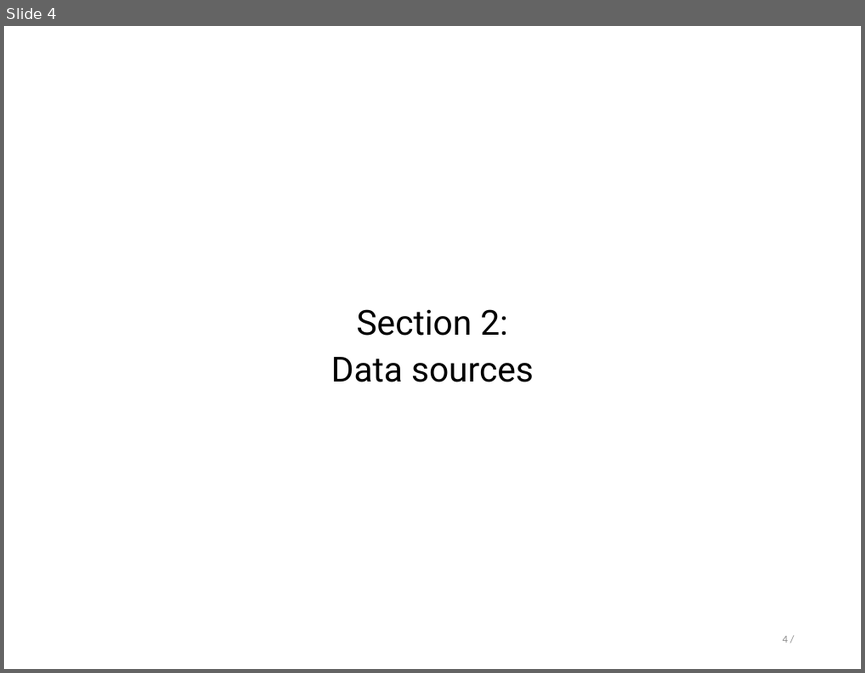
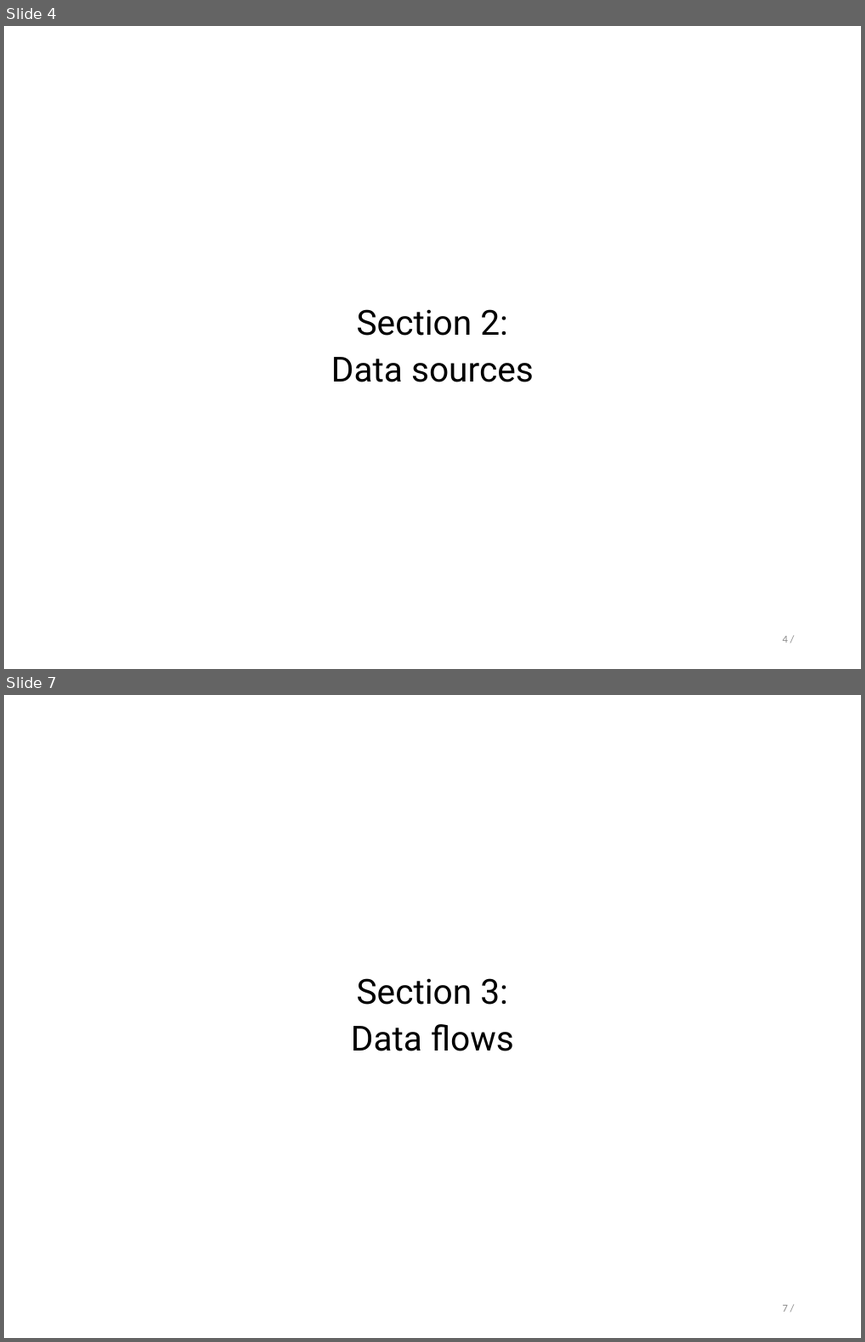
Before and after one commit to stepan-o/thesis, a slide deck: presentations/rdbms_design.pptx. Shown one above the other, each under a label of ours: slide 4 before the commit, slides 4 and 7 after it; the slides between them are not shown. The pictures are 865x673 and 865x1342 pixels, drawn with LibreOffice and Linux fonts; fonts in the diff are those of the drawing. Boxes give left, top, right and bottom in pixels: in the first picture for what was removed or moved away, otherwise in the second. Text is boxed around its words. In the diff, an @@ line names an element or a change of style, - is before the commit and + after.

Commit message:
add data flows for Teranet spatial joins and prep

```diff
--- a/presentations/rdbms_design.pptx
+++ b/presentations/rdbms_design.pptx
@@ slide 7 added at bbox=[4, 695, 861, 1338], background #FFFFFF @@
@@ subtitle added at bbox=[351, 978, 514, 1051], 32 pt, text #000000 @@
+Section 3:
+Data flows
@@ page number added at bbox=[783, 1304, 788, 1311], 9.9 pt, text #8C8C8C @@
+7 /
```
Also in this commit, not shown: 4 slides changed, 2 other slides added.
